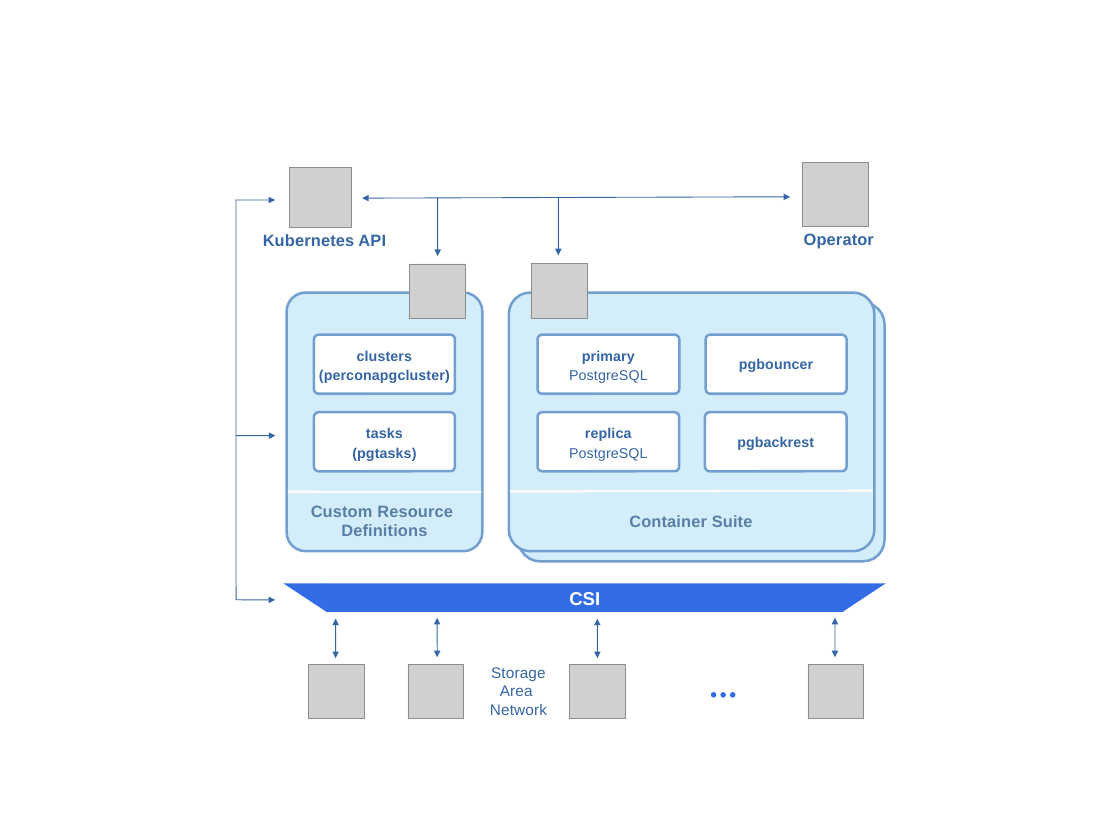
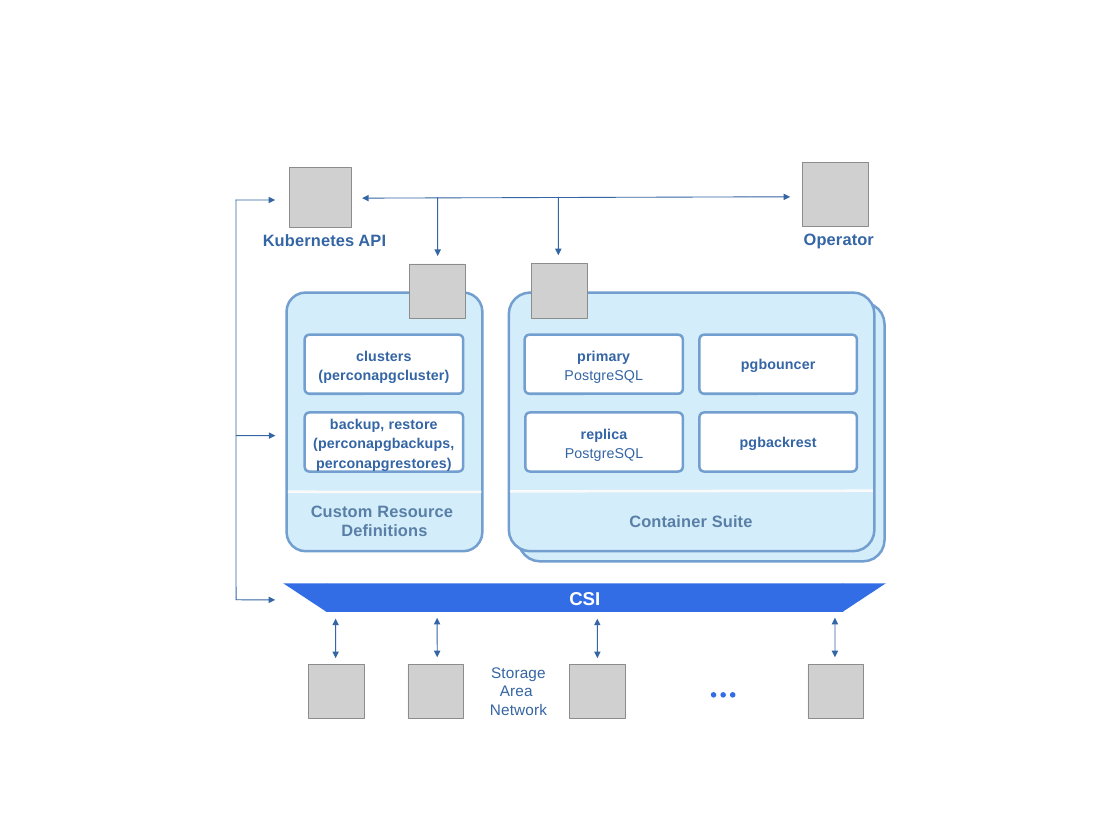
Before and after one commit to percona/k8spg-docs, a slide deck: slide 1 of docs/assets/images/sources/pgo.odp. Drawn at 1120x840 pixels with LibreOffice and Linux fonts; fonts in the diff are those of the drawing; grey boxes stand for pictures. Boxes give left, top, right and bottom in pixels: in the first picture for what was removed or moved away, otherwise in the second. Text is boxed around its words. In the diff, an @@ line names an element or a change of style, - is before the commit and + after.

```diff
--- a/docs/assets/images/sources/pgo.odp
+++ b/docs/assets/images/sources/pgo.odp
@@ rounded rectangle "clusters (perconapgcluster)": place and size @@
-rounded rectangle "clusters (perconapgcluster)" at [314, 335, 455, 394]
+rounded rectangle "clusters (perconapgcluster)" at [305, 335, 463, 394]
@@ rounded rectangle "primary PostgreSQL": place and size @@
-rounded rectangle "primary PostgreSQL" at [538, 335, 680, 394]
+rounded rectangle "primary PostgreSQL" at [525, 335, 683, 394]
@@ rounded rectangle "pgbouncer": place and size @@
-rounded rectangle "pgbouncer" at [706, 335, 847, 394]
+rounded rectangle "pgbouncer" at [699, 335, 857, 394]
@@ rounded rectangle "backup, restore (perconapgbackups, perconapgrestores)": place and size @@
-rounded rectangle "backup, restore (perconapgbackups, perconapgrestores)" at [314, 412, 455, 471]
+rounded rectangle "backup, restore (perconapgbackups, perconapgrestores)" at [305, 413, 463, 472]
@@ text in rounded rectangle at [313, 418, 454, 472]: text changed @@
-tasks
-(pgtasks)
+backup, restore
+(perconapgbackups,
+perconapgrestores)
@@ rounded rectangle "replica PostgreSQL": place and size @@
-rounded rectangle "replica PostgreSQL" at [538, 412, 680, 471]
+rounded rectangle "replica PostgreSQL" at [525, 413, 683, 472]
@@ rounded rectangle "pgbackrest": place and size @@
-rounded rectangle "pgbackrest" at [705, 412, 847, 471]
+rounded rectangle "pgbackrest" at [699, 413, 857, 472]
```
Also in this commit, not shown: 3 other files.
